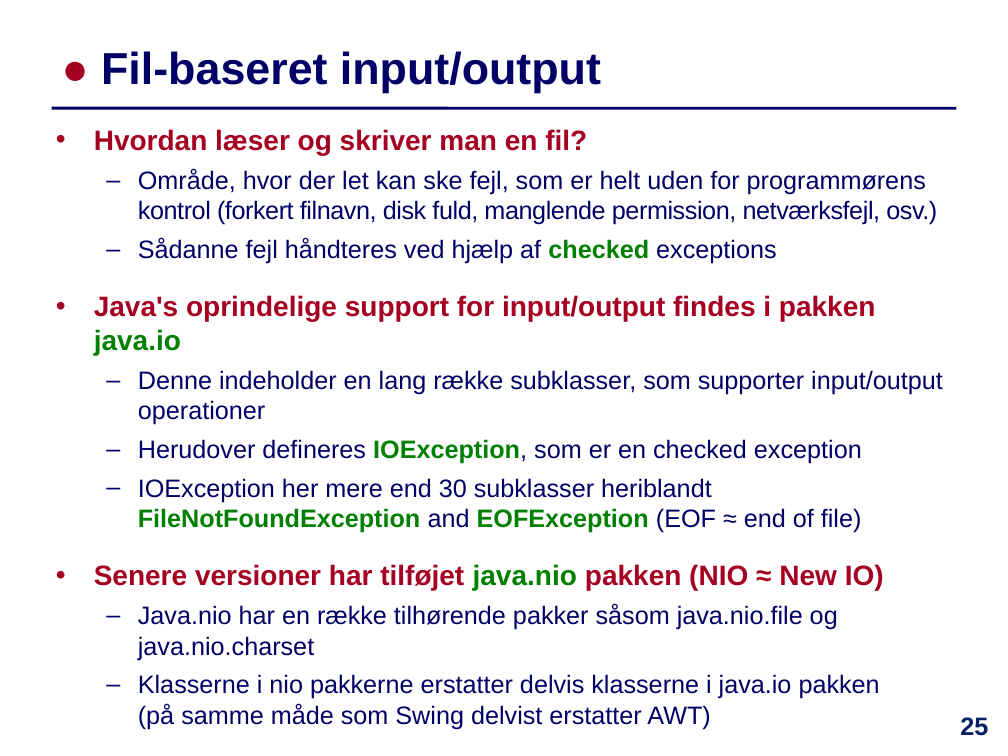
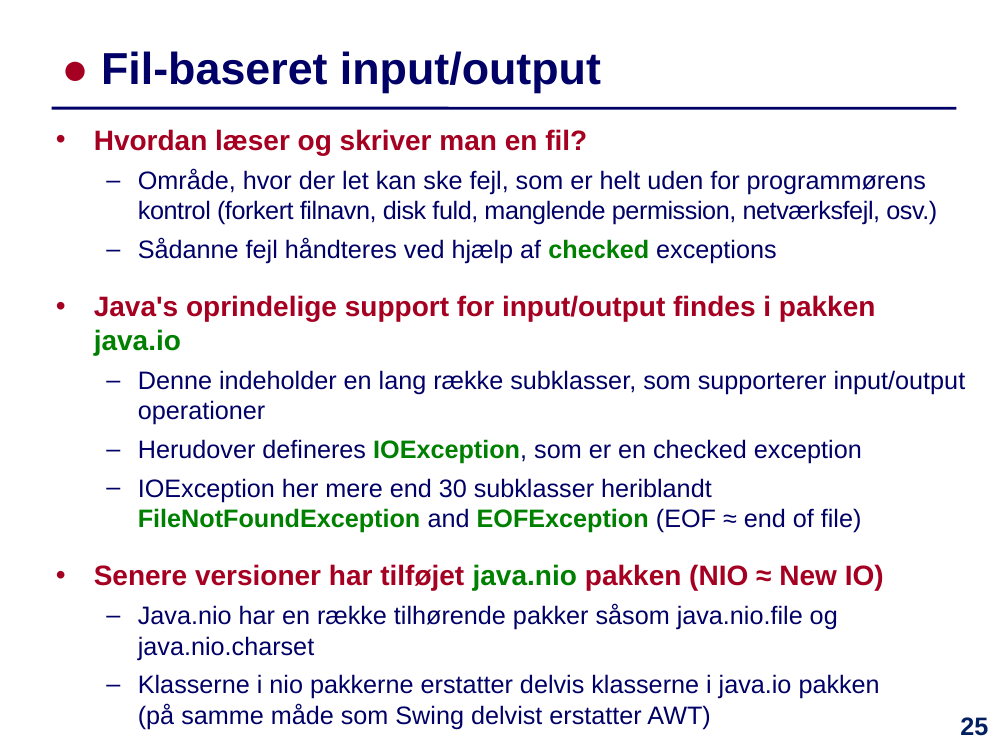
Before and after one commit to IntProgAU/Materiale, a slide deck: slide 25 of web/e24/uge_14/Slides-Uge14.pptx. Drawn at 1008x756 pixels with LibreOffice and Linux fonts; fonts in the diff are those of the drawing. Boxes give left, top, right and bottom in pixels: in the first picture for what was removed or moved away, otherwise in the second. Text is boxed around its words. In the diff, an @@ line names an element or a change of style, - is before the commit and + after.

```diff
--- a/web/e24/uge_14/Slides-Uge14.pptx
+++ b/web/e24/uge_14/Slides-Uge14.pptx
@@ text at box(138, 370, 966, 425): text changed @@
-  – Denne indeholder en lang række subklasser, som supporter input/output operationer
+  – Denne indeholder en lang række subklasser, som supporterer input/output operationer
```
Also in this commit, not shown: 1 other file.
